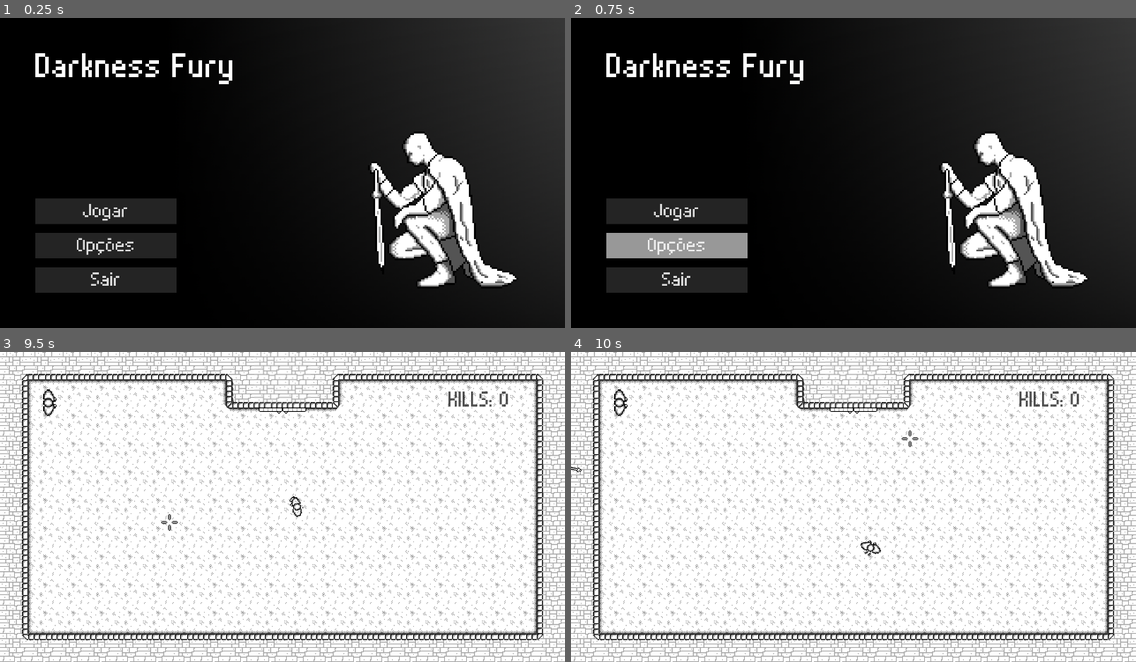
Above: before the commit, frames 1-4 (two rows, left to right).
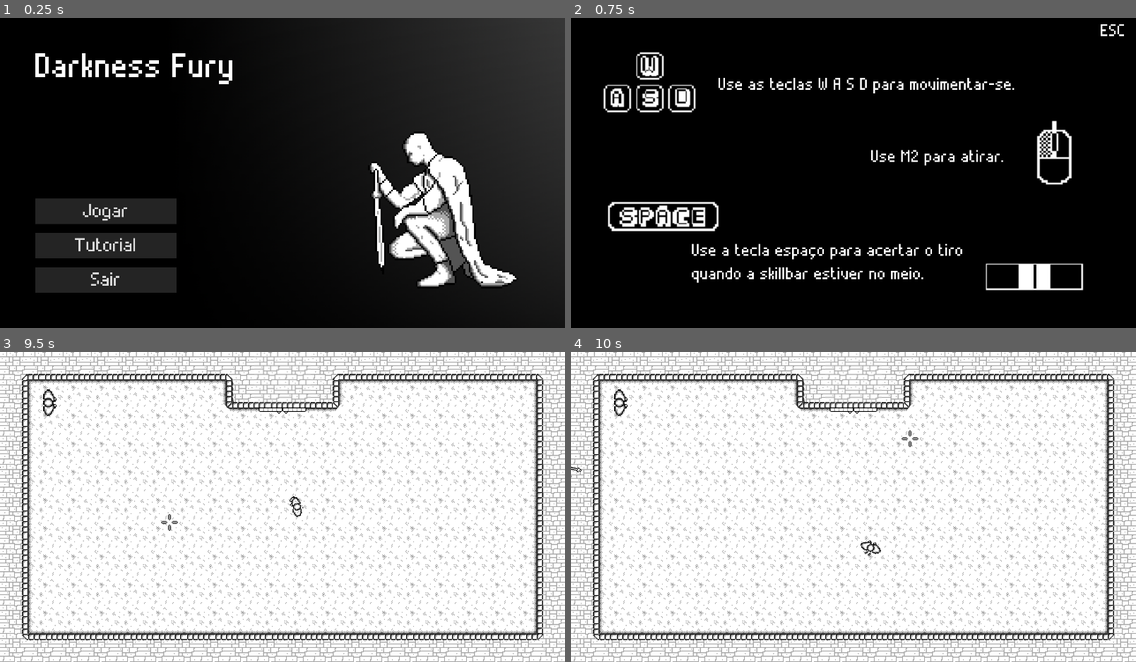
Above: after the commit, the same moments.

Repository: CarlMachado/DarknessFury
Game: Godot game, scene res://scenes/main_menu.tscn
The game is run twice, just before and just after one commit, with the same random seed, the same clock (stepped at 60 frames per second) and the same inputs.
Inputs (mouse positions are in pixels of both pictures, inside the frame that each line leads up to):
- Up to frame 1 (0.25 s): no input
- Up to frame 2 (0.75 s): click "Opções" (after the commit: "Tutorial") at 0.5 s
- Up to frame 3 (9.5 s): click "Jogar" at 1.25 s; tap Enter (ui_accept) at 2, 2.85, 3.02, 3.32, 4.35, 4.52, 4.82, 5, 5.85, 6.02, 6.32, 6.5, 7.35, 7.52, 7.82, 8, 8.85, 9.02, 9.32 s; move the mouse to (406, 491) at 2.02 s; hold D (ui_right) 2.03-2.78 s; hold Enter (ui_accept) 2.03-2.78 s; move the mouse to (169, 522) at 2.77 s; hold S (ui_down) 2.78-3.53 s; move the mouse to (339, 438) at 3.52 s; hold D (ui_right) 3.53-4.28 s; hold Enter (ui_accept) 3.53-4.28 s; move the mouse to (254, 569) at 4.27 s; hold W (ui_up) 4.28-5.03 s; move the mouse to (452, 553) at 5.02 s; hold Enter (ui_accept) 5.03-5.78 s; hold A (ui_left) 5.03-6.53 s; tap Escape (ui_cancel) at 5.65 s; move the mouse to (113, 460) at 5.77 s; move the mouse to (310, 507) at 6.52 s; hold S (ui_down) 6.53-7.28 s; hold Enter (ui_accept) 6.53-7.28 s; move the mouse to (197, 429) at 7.27 s; hold D (ui_right) 7.28-8.03 s; move the mouse to (406, 491) at 8.02 s; hold W (ui_up) 8.03-8.78 s; hold Enter (ui_accept) 8.03-8.78 s; move the mouse to (169, 522) at 8.77 s; hold D (ui_right) from 8.78 s (still down)
- Up to frame 4 (10 s): move the mouse to (910, 438) at 9.52 s; release D (ui_right) at 9.53 s; hold S (ui_down) from 9.53 s (still down); hold Enter (ui_accept) from 9.53 s (still down)

The runs differ from the first frame. In frame 1, 0.2% of the frame differs, in the area x 13-24%, y 70-77%; in frame 2, 37%, in the area x 5-100%, y 0-92%; in frame 3, 0.2%; in frame 4, 0.2%.

Commit message:
add tutorial

Diff:
--- a/scenes/levels/arena.tscn
+++ b/scenes/levels/arena.tscn
@@ -70,7 +70,6 @@
 
 [sub_resource type="DynamicFont" id=7]
 size = 75
-font_data = ExtResource( 19 )
 
 [sub_resource type="DynamicFont" id=8]
 size = 100
@@ -233,6 +232,7 @@
 shape = SubResource( 5 )
 
 [node name="HUD" type="CanvasLayer" parent="."]
+editor/display_folded = true
 script = SubResource( 6 )
 
 [node name="life" parent="HUD" instance=ExtResource( 15 )]
--- a/scenes/main_menu.tscn
+++ b/scenes/main_menu.tscn
@@ -8,6 +8,8 @@
 [ext_resource path="res://fonts/button_menu_hover.tres" type="StyleBox" id=6]
 [ext_resource path="res://fonts/button_menu_normal.tres" type="StyleBox" id=7]
 [ext_resource path="res://fonts/pixel_font.tres" type="DynamicFont" id=8]
+[ext_resource path="res://sprites/main_menu/tutorial.png" type="Texture" id=9]
+[ext_resource path="res://fonts/pixelfont.ttf" type="DynamicFontData" id=10]
 
 [sub_resource type="StyleBoxEmpty" id=1]
 
@@ -26,6 +28,10 @@
 [sub_resource type="StyleBoxEmpty" id=8]
 
 [sub_resource type="StyleBoxEmpty" id=9]
+
+[sub_resource type="DynamicFont" id=10]
+size = 60
+font_data = ExtResource( 10 )
 
 [node name="main_menu" type="Control" groups=[
 "Menu",
@@ -105,7 +111,7 @@
 custom_styles/disabled = SubResource( 6 )
 custom_styles/normal = ExtResource( 7 )
 custom_fonts/font = ExtResource( 8 )
-text = "Opções"
+text = "Tutorial"
 
 [node name="btn_sair" type="Button" parent="menu_content/margin_container/v_box_container/margin_container/v_box_container"]
 margin_top = 78.0
@@ -118,8 +124,58 @@
 custom_styles/normal = ExtResource( 7 )
 custom_fonts/font = ExtResource( 8 )
 text = "Sair"
+
+[node name="tutorial_content" type="Node2D" parent="menu_content"]
+
+[node name="tutorial" type="Sprite" parent="menu_content/tutorial_content"]
+scale = Vector2( 2, 2 )
+texture = ExtResource( 9 )
+centered = false
+
+[node name="wasd" type="Label" parent="menu_content/tutorial_content"]
+margin_left = 333.577
+margin_top = 121.301
+margin_right = 1007.58
+margin_bottom = 171.301
+custom_fonts/font = SubResource( 10 )
+text = "Use as teclas W A S D para movimentar-se."
+
+[node name="mouse" type="Label" parent="menu_content/tutorial_content"]
+margin_left = 679.984
+margin_top = 284.59
+margin_right = 1353.98
+margin_bottom = 334.59
+custom_fonts/font = SubResource( 10 )
+text = "Use M2 para atirar."
+
+[node name="space" type="Label" parent="menu_content/tutorial_content"]
+margin_left = 273.865
+margin_top = 497.607
+margin_right = 947.865
+margin_bottom = 653.607
+custom_fonts/font = SubResource( 10 )
+text = "Use a tecla espaço para acertar o tiro
+quando a skillbar estiver no meio.
+"
+
+[node name="esc" type="Label" parent="menu_content/tutorial_content"]
+margin_left = 1200.49
+margin_top = -1.24304
+margin_right = 1874.49
+margin_bottom = 154.757
+custom_fonts/font = SubResource( 10 )
+text = "ESC
+"
+
+[node name="ColorRect" type="ColorRect" parent="menu_content/tutorial_content"]
+margin_left = 1048.01
+margin_top = 559.73
+margin_right = 1054.01
+margin_bottom = 613.73
+color = Color( 0, 0, 0, 1 )
 [connection signal="mouse_entered" from="menu_content/margin_container/v_box_container/margin_container/v_box_container/btn_jogar" to="." method="_on_btn_jogar_mouse_entered"]
 [connection signal="pressed" from="menu_content/margin_container/v_box_container/margin_container/v_box_container/btn_jogar" to="." method="_on_jogar_pressed"]
 [connection signal="mouse_entered" from="menu_content/margin_container/v_box_container/margin_container/v_box_container/btn_opções" to="." method="_on_btn_opes_mouse_entered"]
+[connection signal="pressed" from="menu_content/margin_container/v_box_container/margin_container/v_box_container/btn_opções" to="." method="_on_btn_opes_pressed"]
 [connection signal="mouse_entered" from="menu_content/margin_container/v_box_container/margin_container/v_box_container/btn_sair" to="." method="_on_btn_sair_mouse_entered"]
 [connection signal="pressed" from="menu_content/margin_container/v_box_container/margin_container/v_box_container/btn_sair" to="." method="_on_btn_sair_pressed"]
--- a/scripts/main_menu.gd
+++ b/scripts/main_menu.gd
@@ -1,5 +1,6 @@
 extends Control
 
+var tutorial = false
 var pre_game = preload("res://scenes/levels/initial_scene.tscn")
 var pre_restart = preload("res://scenes/levels/arena.tscn")
 
@@ -10,7 +11,13 @@
 
 # warning-ignore:unused_argument
 func _process(delta):
-	pass
+	if tutorial:
+		$menu_content/tutorial_content.show()
+	else:
+		$menu_content/tutorial_content.hide()
+
+	if Input.is_action_just_pressed("ui_cancel") and tutorial:
+		tutorial = false
 
 func _on_jogar_pressed():
 	if game != null:
@@ -21,6 +28,9 @@
 		$menu_content.hide()
 		game = pre_game.instance()
 	get_parent().add_child(game)
+
+func _on_btn_opes_pressed():
+	tutorial = true
 
 func _on_btn_sair_pressed():
 	$menu_content/select.play()
Not shown: 1 places in scenes/main_menu.tscn that only renumber resources
Binary file added: sprites/main_menu/tutorial.png
Binary file added: sprites/raw/download.png
Not shown, added: sprites/raw/mouse.xcf
Not shown, changed: sprites/raw/tutorial.xcf
